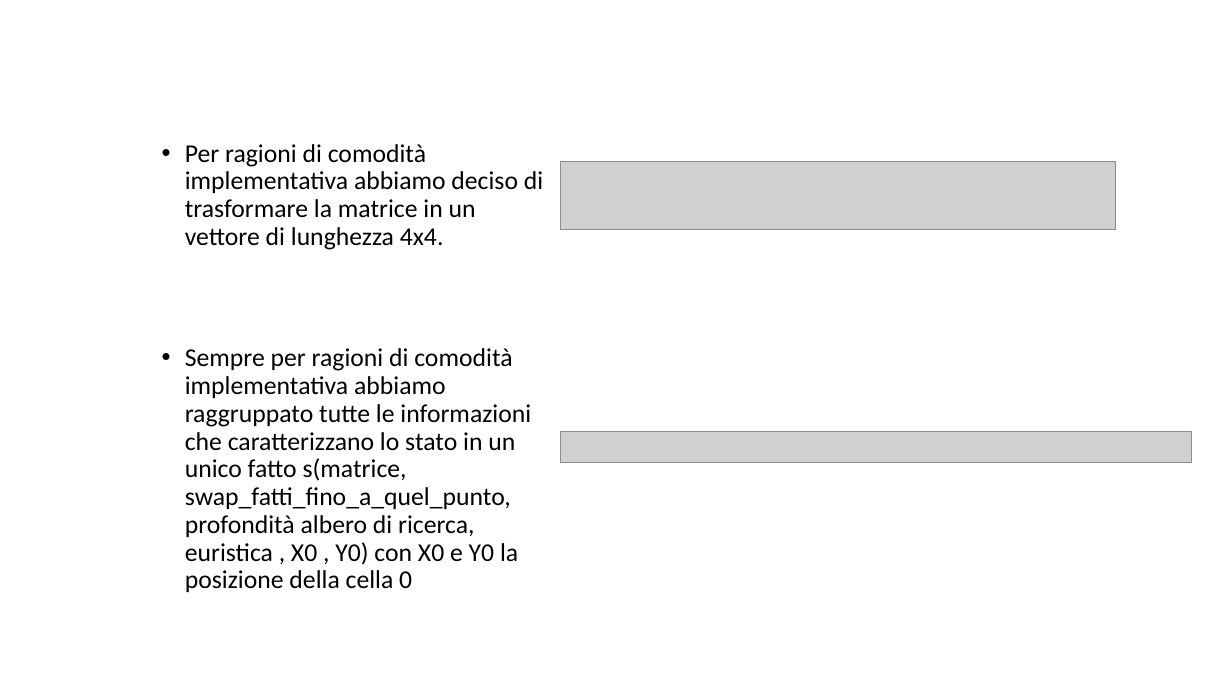
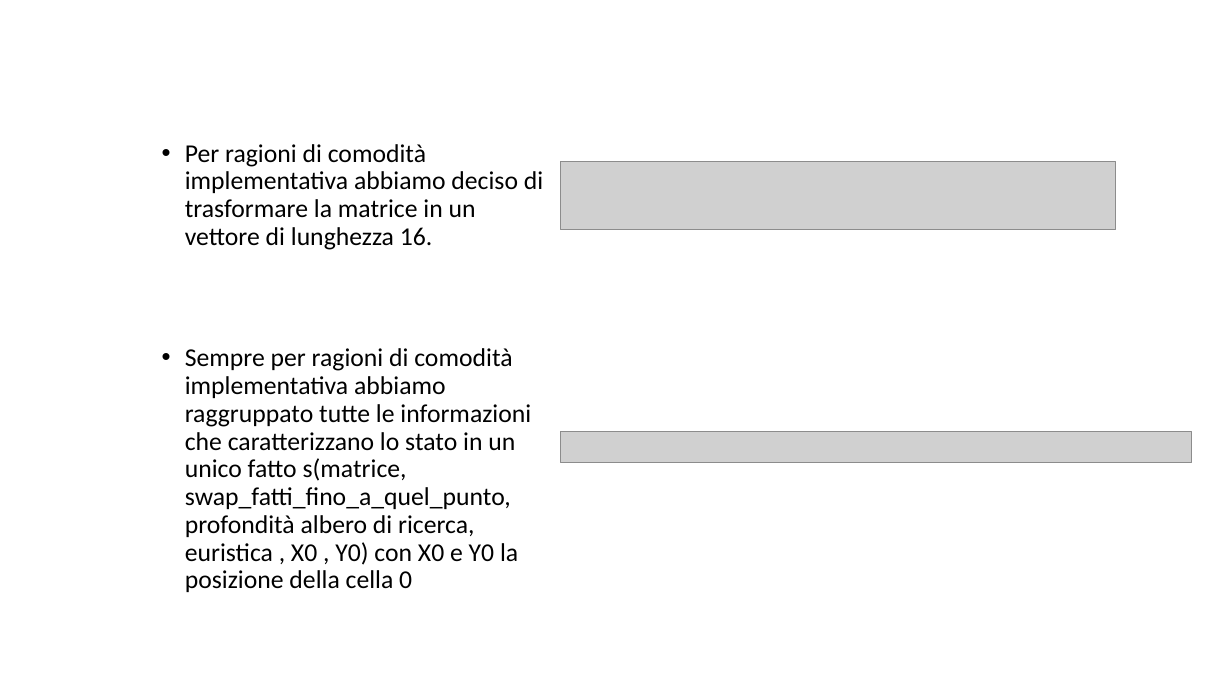
Before and after one commit to giargiapower/prolog-clingo-clips-soar, a slide deck: slide 5 of Presentazioni/Presentazione_Pozzato.pptx. Drawn at 1232x693 pixels with LibreOffice and Linux fonts; fonts in the diff are those of the drawing; grey boxes stand for pictures. Boxes give left, top, right and bottom in pixels: in the first picture for what was removed or moved away, otherwise in the second. Text is boxed around its words. In the diff, an @@ line names an element or a change of style, - is before the commit and + after.

```diff
--- a/Presentazioni/Presentazione_Pozzato.pptx
+++ b/Presentazioni/Presentazione_Pozzato.pptx
@@ text at box(185, 144, 543, 250): text changed @@
-• Per ragioni di comodità implementativa abbiamo deciso di trasformare la matrice in un vettore di lunghezza 4x4.
+• Per ragioni di comodità implementativa abbiamo deciso di trasformare la matrice in un vettore di lunghezza 16.
```
Also in this commit, not shown: 1 other slide changed.
